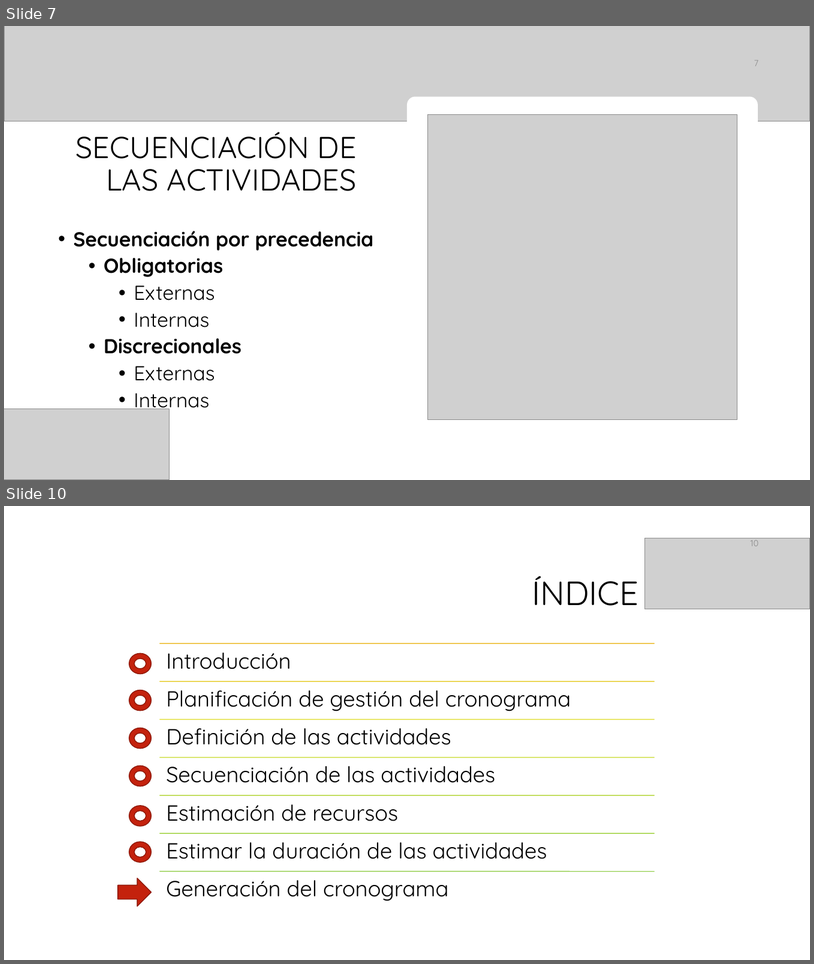
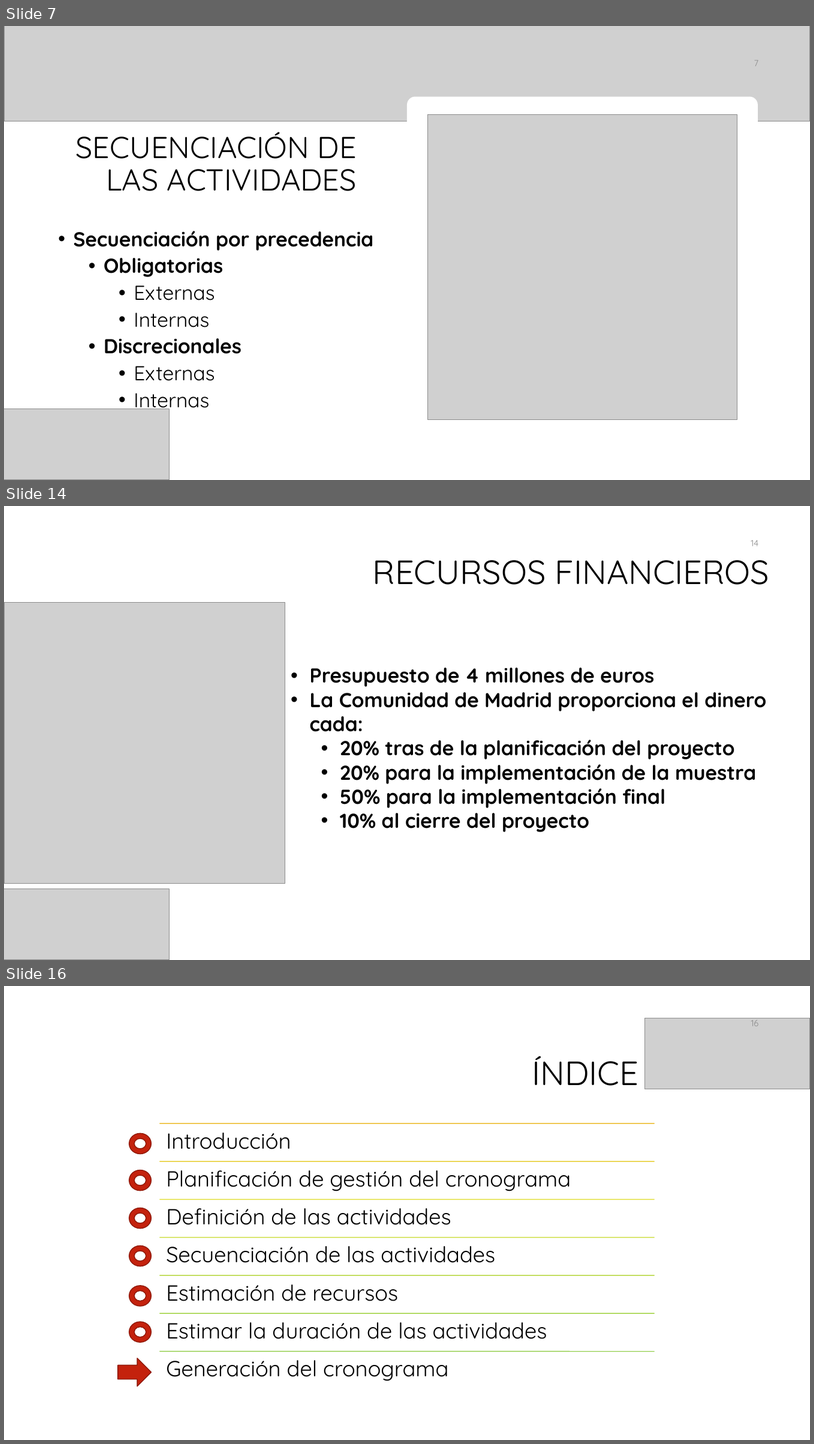
Before and after one commit to galledohm/Gestion_Proyectos, a slide deck: Documentos_generados/2.Gestion del tiempo/Presentación2.pptx. Shown one above the other, each under a label of ours: slides 7 and 10 before the commit, slides 7, 14 and 16 after it; the slides between them are not shown. The pictures are 814x964 and 814x1444 pixels, drawn with LibreOffice and Linux fonts; fonts in the diff are those of the drawing; grey boxes stand for pictures; background and template pictures are left out. Boxes give left, top, right and bottom in pixels: in the first picture for what was removed or moved away, otherwise in the second. Text is boxed around its words. In the diff, an @@ line names an element or a change of style, - is before the commit and + after.

Commit message:
Añado recursos a la presentacion2

```diff
--- a/Documentos_generados/2.Gestion del tiempo/Presentación2.pptx
+++ b/Documentos_generados/2.Gestion del tiempo/Presentación2.pptx
@@ slide 14 added at <box>4,506,810,960</box>, background #FFFFFF @@
@@ page number added at <box>751,540,759,546</box>, 10.5 pt, text #8C8C8C @@
+14
@@ title added at <box>373,560,770,585</box>, 40 pt, text #000000 @@
+RECURSOS FINANCIEROS
@@ picture added at <box>4,602,285,883</box> @@
@@ text added at <box>310,667,767,832</box>, 24 pt, text #000000, bold @@
+• Presupuesto de 4 millones de euros
+• La Comunidad de Madrid proporciona el dinero cada:
+  • 20% tras de la planificación del proyecto
+  • 20% para la implementación de la muestra
+  • 50% para la implementación final
+  • 10% al cierre del proyecto
@@ picture added at <box>4,889,170,960</box> @@
@@ what was slide 10 is now slide 16 @@
@@ page number at <box>752,1018,759,1026</box>: text changed @@
-10
+16
```
Also in this commit, not shown: 5 slides changed, 5 other slides added.
